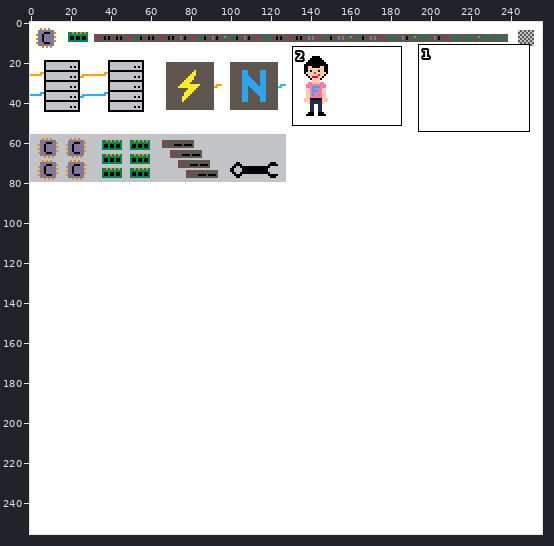
A sprite sheet gets an edit: gamejam/assets/spritesheet.png. Above, an overview of the earlier version with the close-up marked.
Close-up. Before:
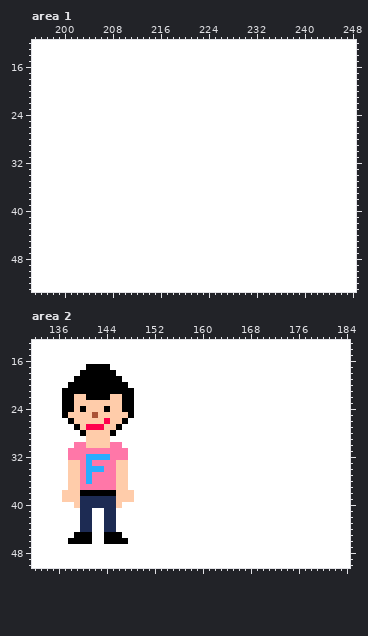
The file is 256x256 pixels. Colours within 5 levels of each other are drawn and written as one. Shown: area 1: x 195..248, y 12..53; area 2: x 132..184, y 13..50.
And afterwards:
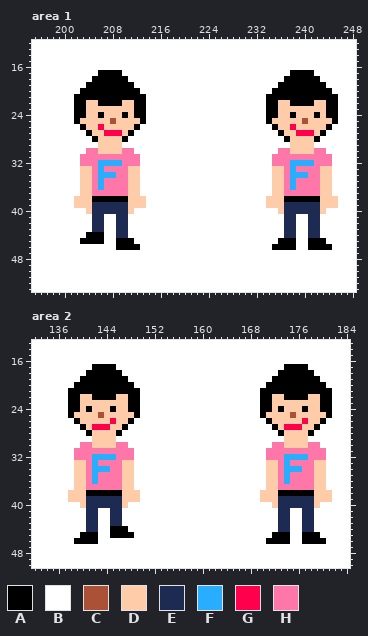
Palette (. is transparent): A #000000  B #ffffff  C #ab5236  D #ffccaa  E #1d2b53  F #29adff  G #ff004d  H #ff77a8
Edits made:
Changed rows in their new state; - is an unchanged pixel.
Area 1:
first column x 202:
17 ----AAAA----------------------------AAAA----
18 ---AAAAAA--------------------------AAAAAA---
19 --AAAAAAAA------------------------AAAAAAAA--
20 -AAAAAAAAAA----------------------AAAAAAAAAA-
21 AAAAAAAAAAAA--------------------AAAAAAAAAAAA
22 AADDAAAADDAA--------------------AADDAAAADDAA
23 AADDDDDDDDAA--------------------AADDDDDDDDAA
24 AADDADDDADAA--------------------AADDADDDADAA
25 ADDDDDCDDDDA--------------------ADDDDDCDDDDA
26 -ADDGDDDDDA----------------------ADDGDDDDDA-
27 --ADDGGGDA------------------------ADDGGGDA--
28 ---ADDDDA--------------------------ADDDDA---
29 ----DDDD----------------------------DDDD----
30 --HHDDDDHH------------------------HHDDDDHH--
31 -HHHHHHHHHH----------------------HHHHHHHHHH-
32 -HHHFFFFHHH----------------------HHHFFFFHHH-
33 -DDHFHHHHDD----------------------DDHFHHHHDD-
34 -DDHFFFHHDD----------------------DDHFFFHHDD-
35 -DDHFHHHHDD----------------------DDHFHHHHDD-
36 -DDHFHHHHDD----------------------DDHFHHHHDD-
37 -DDHHHHHHDD----------------------DDHHHHHHDD-
38 DDDAAAAAADDD--------------------DDDAAAAAADDD
39 DDDEEEEEEDDD--------------------DDDEEEEEEDDD
40 --DEEEEEED------------------------DEEEEEED--
41 ---EE--EE--------------------------EE--EE---
42 ---EE--EE--------------------------EE--EE---
43 ---EE--EE--------------------------EE--EE---
44 --AAA--EE--------------------------EE--EE---
45 -AAAA--AAA------------------------AAA--AAA--
46 -------AAAA----------------------AAAA--AAAA-
Area 2:
first column x 137:
17 ----B---A----------------------------AAAA----
18 ---B-----A--------------------------AAAAAA---
19 --B-------A------------------------AAAAAAAA--
20 -B---------A----------------------AAAAAAAAAA-
21 B-----------A--------------------AAAAAAAAAAAA
22 B-A-D---A-D-A--------------------AADDAAAADDAA
23 B-A-------D-A--------------------AADDDDDDDDAA
24 B-ADA--DA-D-A--------------------AADADDDADDAA
25 BA---DC----DA--------------------ADDDDCDDDDDA
26 -BA----DG-DA----------------------ADDDDDGDDA-
27 --BAD--G-DA------------------------ADGGGDDA--
28 ---BA---DA--------------------------ADDDDA---
29 ----B---D----------------------------DDDD----
30 --B-H---D-H------------------------HHDDDDHH--
31 -B---------H----------------------HHHHHHHHHH-
32 -B--H---F--H----------------------HHHFFFFHHH-
33 -B-DHF---H-D----------------------DDHFHHHHDD-
34 -B-DH--F-H-D----------------------DDHFFFHHDD-
35 -B-DHF---H-D----------------------DDHFHHHHDD-
36 -B-DHF---H-D----------------------DDHFHHHHDD-
37 -B-D-----H-D----------------------DDHHHHHHDD-
38 B--D-----A--D--------------------DDDAAAAAADDD
39 B--D-----E--D--------------------DDDEEEEEEDDD
40 --BD-----ED------------------------DEEEEEED--
41 ---B-E-B-E--------------------------EE--EE---
42 ---B-E-B-E--------------------------EE--EE---
43 ---B-E-B-E--------------------------EE--EE---
44 ---B-E-BAAA-------------------------EE--EE---
45 --B--A-B--AA-----------------------AAA--AAA--
46 -B---A-BBBB-----------------------AAAA--AAAA-
